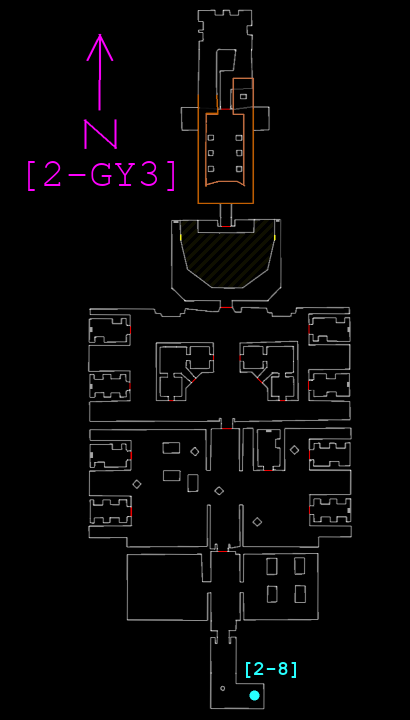
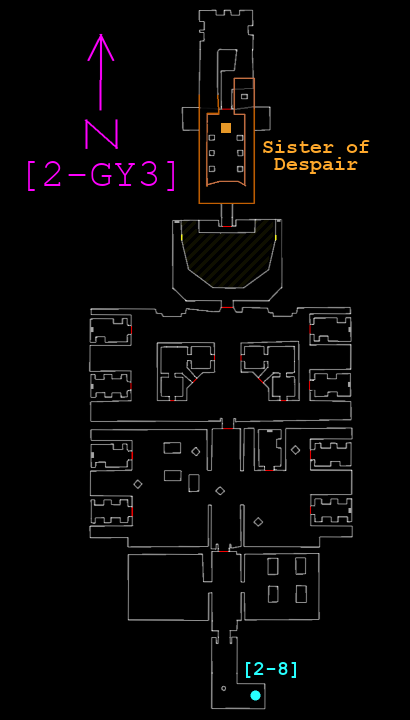
Before/after of a 410 x 720 layered artwork. What changed in the layer stack:
added layer "Sister of ..." above "Pasted Layer" over box(263, 140, 370, 174)
painted on "Pasted Layer" over box(83, 9, 354, 710)